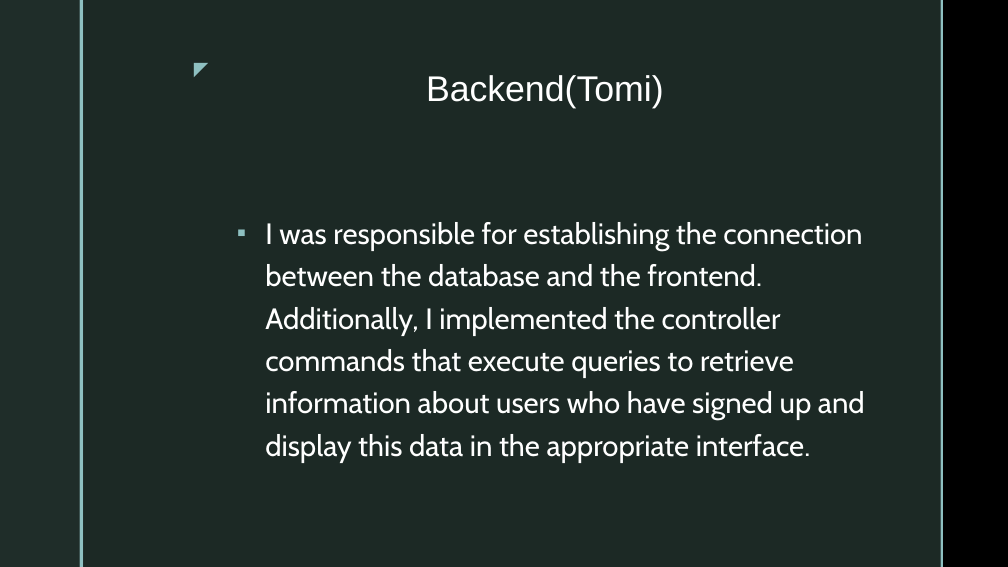
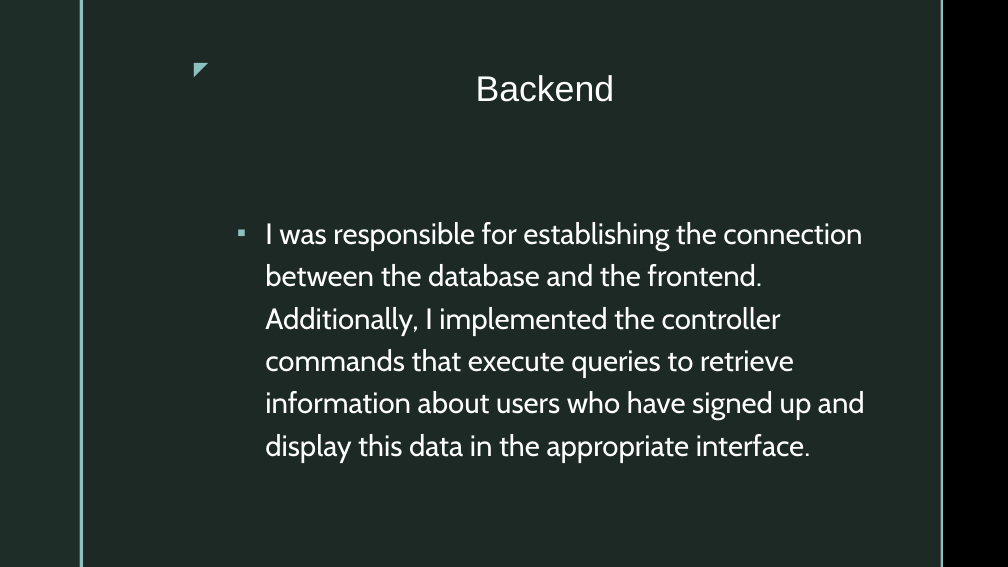
Before and after one commit to SabPat702/sabjanpatrik, a slide deck: slide 22 of mestermunka/orai/Dokumentacio/mestermunka_ppt.pptx (slide 23 before the commit). Drawn at 1008x567 pixels with LibreOffice and Linux fonts; fonts in the diff are those of the drawing; background and template pictures are left out. Boxes give left, top, right and bottom in pixels: in the first picture for what was removed or moved away, otherwise in the second. Text is boxed around its words. In the diff, an @@ line names an element or a change of style, - is before the commit and + after.

```diff
--- a/mestermunka/orai/Dokumentacio/mestermunka_ppt.pptx
+++ b/mestermunka/orai/Dokumentacio/mestermunka_ppt.pptx
@@ title at <box>476,75,615,102</box>: text changed @@
-Backend(Tomi)
+Backend
```
Also in this commit, not shown: 1 other slide changed, 1 slide removed, 1 other file.
